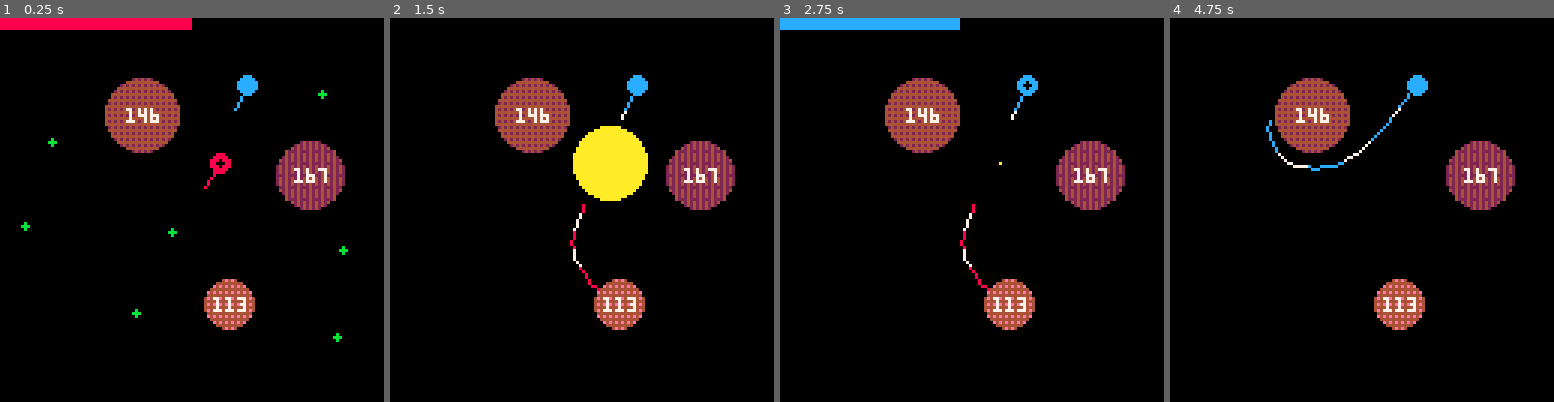
Above: before the commit, frames 1-4 (left to right).
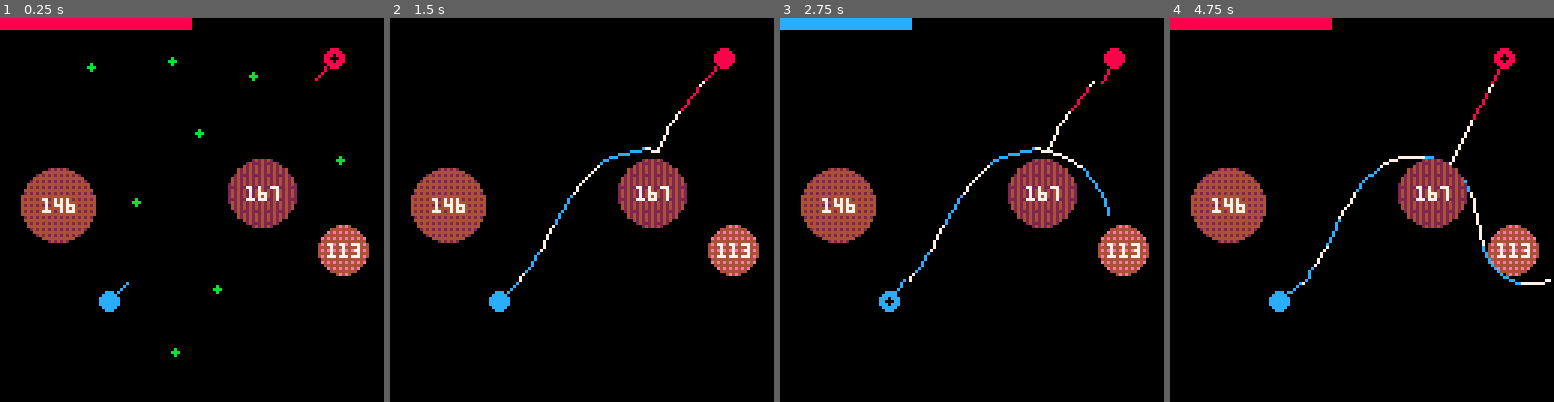
Above: after the commit, the same moments.

Repository: alxgnon/pico-8
Game: PICO-8 cartridge gravitywar.p8
The game is run twice, just before and just after one commit, with the same random seed, the same clock (stepped at 60 frames per second) and the same inputs.
Inputs:
- Up to frame 1 (0.25 s): no input
- Up to frame 2 (1.5 s): tap O (Z key) at 0.33, 0.7, 1.43 s; tap X (X key) at 1.07 s
- Up to frame 3 (2.75 s): hold Left 1.97-2.37 s; tap X (X key) at 2.07, 2.4, 2.73 s; tap O (Z key) at 2.22 s; hold Down from 2.42 s (still down)
- Up to frame 4 (4.75 s): release Down at 2.82 s; hold Right 2.87-3.53 s; tap X (X key) every 0.33 s from 3.07 to 4.73 s; tap O (Z key) at 3.1, 3.98 s; hold Up 3.58-4.08 s; hold Right 4.13-4.53 s; hold Down from 4.58 s (still down)

The runs differ from the first frame. In frame 1, 14% of the frame differs, in the area x 5-97%, y 7-89%; in frame 2, 17%, in the area x 5-97%, y 7-82%; in frame 3, 15%; in frame 4, 16%.

Commit message:
gravity: fix random point dist

Diff:
--- a/gravitywar.p8
+++ b/gravitywar.p8
@@ -132,7 +132,7 @@
 end
 
 function random_point_around(x, y, r, r2)
-	local dist = r2 * sqrt(rnd(1)) + r
+	local dist = r + rnd(r2-r)
 	local rot = rnd(1)
 	return x + dist * cos(rot), y + dist * sin(rot)
 end
